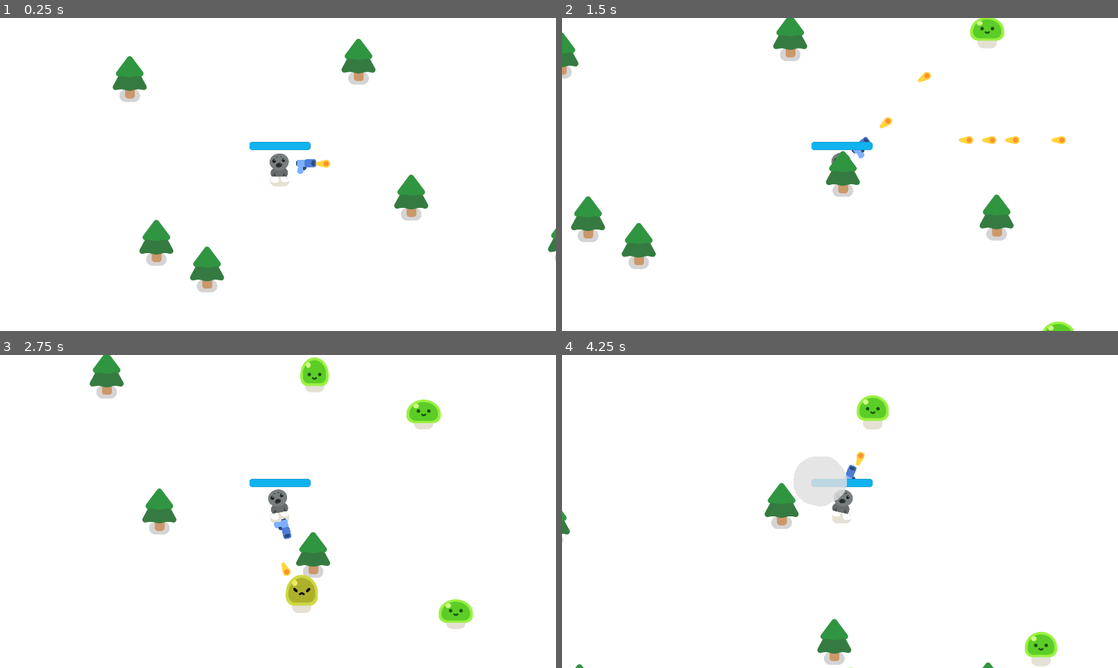
Above: before the commit, frames 1-4 (two rows, left to right).
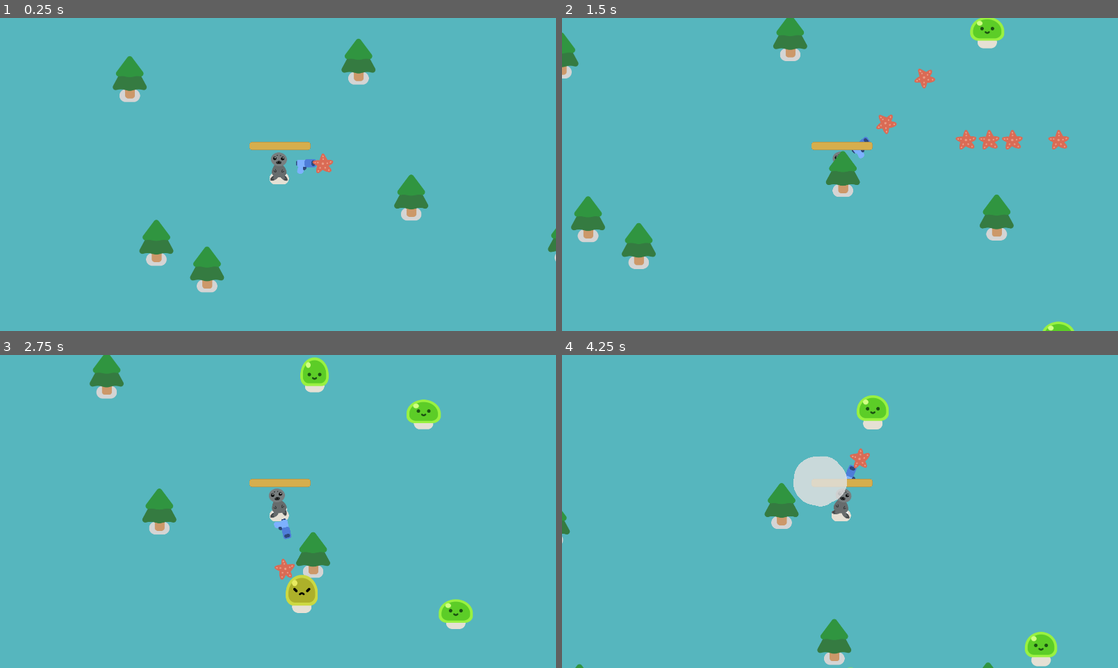
Above: after the commit, the same moments.

Repository: j-j4y/game_dev
Game: Godot game, scene res://seals_game.tscn
The game is run twice, just before and just after one commit, with the same random seed, the same clock (stepped at 60 frames per second) and the same inputs.
Inputs:
- Up to frame 1 (0.25 s): no input
- Up to frame 2 (1.5 s): hold D (move_right) 0.53-1.28 s; hold S (move_down) from 1.28 s (still down)
- Up to frame 3 (2.75 s): release S (move_down) at 2.03 s; hold D (move_right) from 2.03 s (still down)
- Up to frame 4 (4.25 s): release D (move_right) at 2.78 s; hold W (move_up) 2.78-3.53 s; hold A (move_left) from 3.53 s (still down)

The runs differ from the first frame. In frame 1, 97% of the frame differs, in the area x 0-100%, y 0-100%; in frame 2, 96%; in frame 3, 96%; in frame 4, 98%.

Commit message:
added seal character + changed bullet texture

Diff:
--- a/2d-project-assets/bullet.tscn
+++ b/2d-project-assets/bullet.tscn
@@ -1,7 +1,7 @@
 [gd_scene format=3 uid="uid://b5ixw66oaedki"]
 
 [ext_resource type="Script" uid="uid://cfjvwhypwf5h5" path="res://bullet.gd" id="1_v8qja"]
-[ext_resource type="Texture2D" uid="uid://bd4rrqj72amnx" path="res://pistol/projectile.png" id="2_t4vbm"]
+[ext_resource type="Texture2D" uid="uid://d1phmn1d6ifgi" path="res://pistol/star.png" id="2_v8qja"]
 
 [sub_resource type="CircleShape2D" id="CircleShape2D_nwoa8"]
 radius = 19.026299
@@ -13,7 +13,7 @@
 script = ExtResource("1_v8qja")
 
 [node name="Projectile" type="Sprite2D" parent="." unique_id=435508119]
-texture = ExtResource("2_t4vbm")
+texture = ExtResource("2_v8qja")
 
 [node name="CollisionShape2D" type="CollisionShape2D" parent="." unique_id=809477365]
 position = Vector2(10, 0)
--- a/2d-project-assets/characters/happy_boo/happy_boo.tscn
+++ b/2d-project-assets/characters/happy_boo/happy_boo.tscn
@@ -3,9 +3,9 @@
 [ext_resource type="Script" uid="uid://bj7buyff1tobm" path="res://characters/happy_boo/happy_boo.gd" id="1_kg7lb"]
 [ext_resource type="Texture2D" uid="uid://dk5b8a84a6n2h" path="res://characters/ground_shadow.png" id="2_62bos"]
 [ext_resource type="Texture2D" uid="uid://b3e4kkrfbvr1g" path="res://characters/happy_boo/square_foot.png" id="3_186qq"]
-[ext_resource type="Texture2D" uid="uid://cdfpnrd7unfym" path="res://characters/happy_boo/square_lower_leg.png" id="4_plnsd"]
+[ext_resource type="Texture2D" uid="uid://ctaptg6l2xt0l" path="res://characters/flipper.png" id="4_2wjx3"]
 [ext_resource type="Texture2D" uid="uid://dgd62havw7eu8" path="res://characters/happy_boo/square_upper_leg.png" id="5_q2t1e"]
-[ext_resource type="Texture2D" uid="uid://c25uvyrcu0vmc" path="res://characters/seal_top.png" id="6_2wjx3"]
+[ext_resource type="Texture2D" uid="uid://4r3f6cbwhvb1" path="res://characters/new_seal_top.png" id="6_2wjx3"]
 [ext_resource type="Texture2D" uid="uid://c8nnwxs1l12em" path="res://characters/happy_boo/square_face.png" id="7_h5h8s"]
 
 [sub_resource type="Animation" id="Animation_hed62"]
@@ -592,9 +592,9 @@
 modulate = Color(0.898039, 0.878431, 0.831373, 1)
 z_index = -1
 z_as_relative = false
+position = Vector2(-2, -6.9999995)
 scale = Vector2(0.8, 0.8)
 texture = ExtResource("2_62bos")
-metadata/_edit_lock_ = true
 
 [node name="Colorizer" type="Node2D" parent="." unique_id=838863822]
 
@@ -607,10 +607,11 @@
 
 [node name="SquareLowerLegL" type="Sprite2D" parent="Colorizer/SquareUpperLegL" unique_id=435218781]
 position = Vector2(0, 14)
-texture = ExtResource("4_plnsd")
+texture = ExtResource("4_2wjx3")
 offset = Vector2(0, 6)
 
 [node name="SquareFootL" type="Sprite2D" parent="Colorizer/SquareUpperLegL/SquareLowerLegL" unique_id=456066256]
+visible = false
 position = Vector2(0, 12)
 rotation = -3.40666
 scale = Vector2(1.01116, 1)
@@ -626,10 +627,12 @@
 
 [node name="SquareLowerLegR" type="Sprite2D" parent="Colorizer/SquareUpperLegR" unique_id=954989588]
 position = Vector2(-4.76837e-07, 14)
-texture = ExtResource("4_plnsd")
+texture = ExtResource("4_2wjx3")
 offset = Vector2(0, 6)
+flip_h = true
 
 [node name="SquareFootR" type="Sprite2D" parent="Colorizer/SquareUpperLegR/SquareLowerLegR" unique_id=223383475]
+visible = false
 position = Vector2(0, 12)
 rotation = -2.92296
 texture = ExtResource("3_186qq")
--- a/2d-project-assets/player.tscn
+++ b/2d-project-assets/player.tscn
@@ -18,7 +18,7 @@
 corner_radius_bottom_left = 8
 
 [sub_resource type="StyleBoxFlat" id="StyleBoxFlat_m2cho"]
-bg_color = Color(0.0627451, 0.69803923, 0.9372549, 1)
+bg_color = Color(0.8376952, 0.68286073, 0.30062792, 1)
 corner_radius_top_left = 8
 corner_radius_top_right = 8
 corner_radius_bottom_right = 8
--- a/2d-project-assets/seals_game.tscn
+++ b/2d-project-assets/seals_game.tscn
@@ -20,6 +20,7 @@
 [node name="ColorRect" type="ColorRect" parent="CanvasLayer" unique_id=266365877]
 offset_right = 1958.0
 offset_bottom = 1123.0
+color = Color(0.33789894, 0.7126732, 0.74489415, 1)
 
 [node name="Player" parent="." unique_id=1078944527 instance=ExtResource("1_08gei")]
 position = Vector2(798, 577)
--- a/2d-project-assets/smoke_explosion/smoke_explosion.tscn
+++ b/2d-project-assets/smoke_explosion/smoke_explosion.tscn
@@ -127,6 +127,7 @@
 [node name="Smoke" type="ColorRect" parent="." unique_id=1026069877]
 unique_name_in_owner = true
 modulate = Color(0.396078, 0.396078, 0.396078, 1)
+self_modulate = Color(0.73769724, 0.7942345, 0.82687855, 1)
 material = SubResource("ShaderMaterial_dssfe")
 anchors_preset = 8
 anchor_left = 0.5
@@ -140,7 +141,7 @@
 grow_horizontal = 2
 grow_vertical = 2
 pivot_offset = Vector2(64, 64)
-color = Color(0.568627, 0.568627, 0.568627, 1)
+color = Color(0.7923736, 0.79666525, 0.80375576, 1)
 
 [node name="AnimationPlayer" type="AnimationPlayer" parent="." unique_id=1180165920]
 unique_name_in_owner = true
Binary file added: 2d-project-assets/characters/flipper.png
Not shown, added: 2d-project-assets/characters/flipper.png.import
Binary file added: 2d-project-assets/characters/new_seal_top.png
Not shown, added: 2d-project-assets/characters/new_seal_top.png.import
Binary file added: 2d-project-assets/pistol/star.png
Not shown, added: 2d-project-assets/pistol/star.png.import
Not shown, added: 2d-project-assets/pistol/.DS_Store
